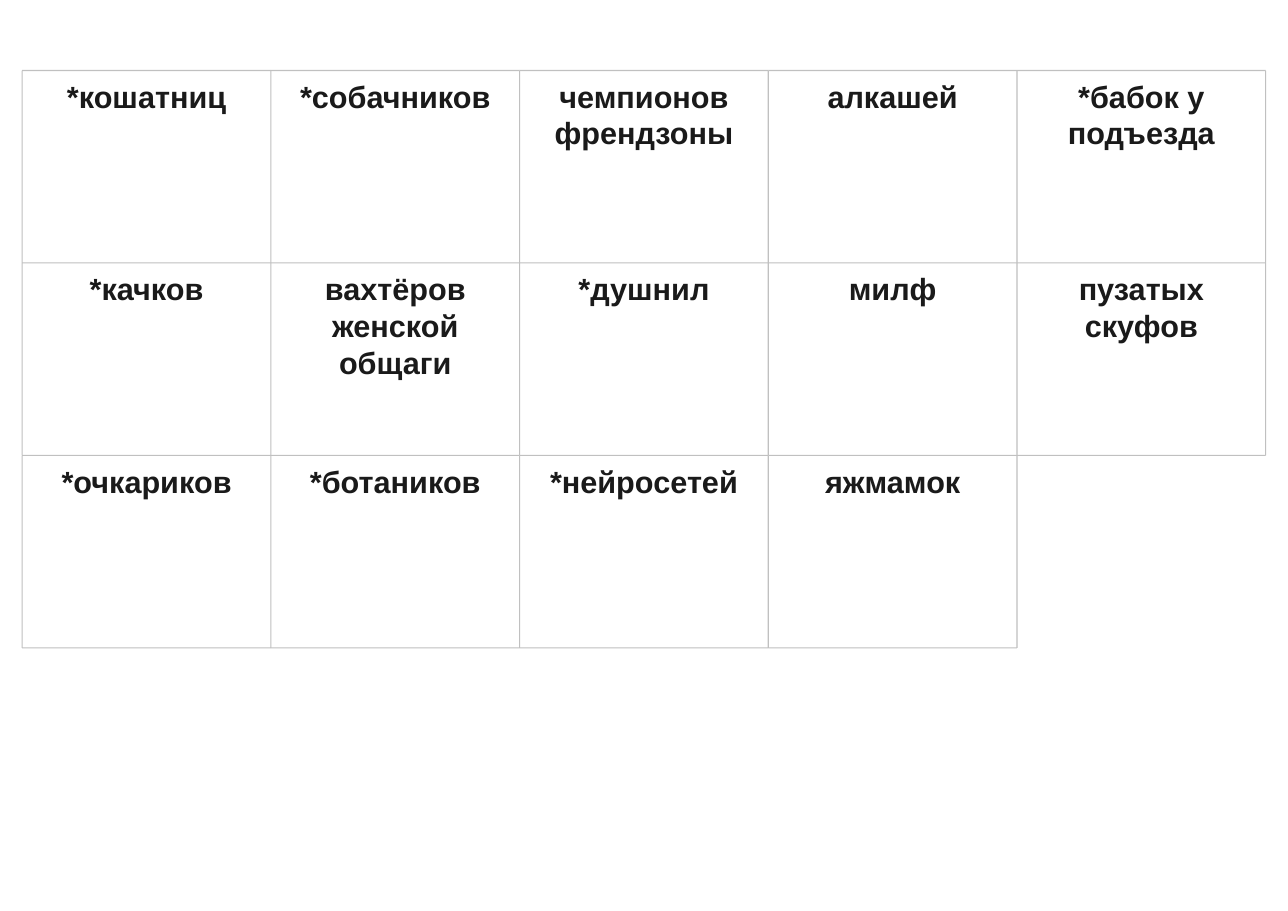
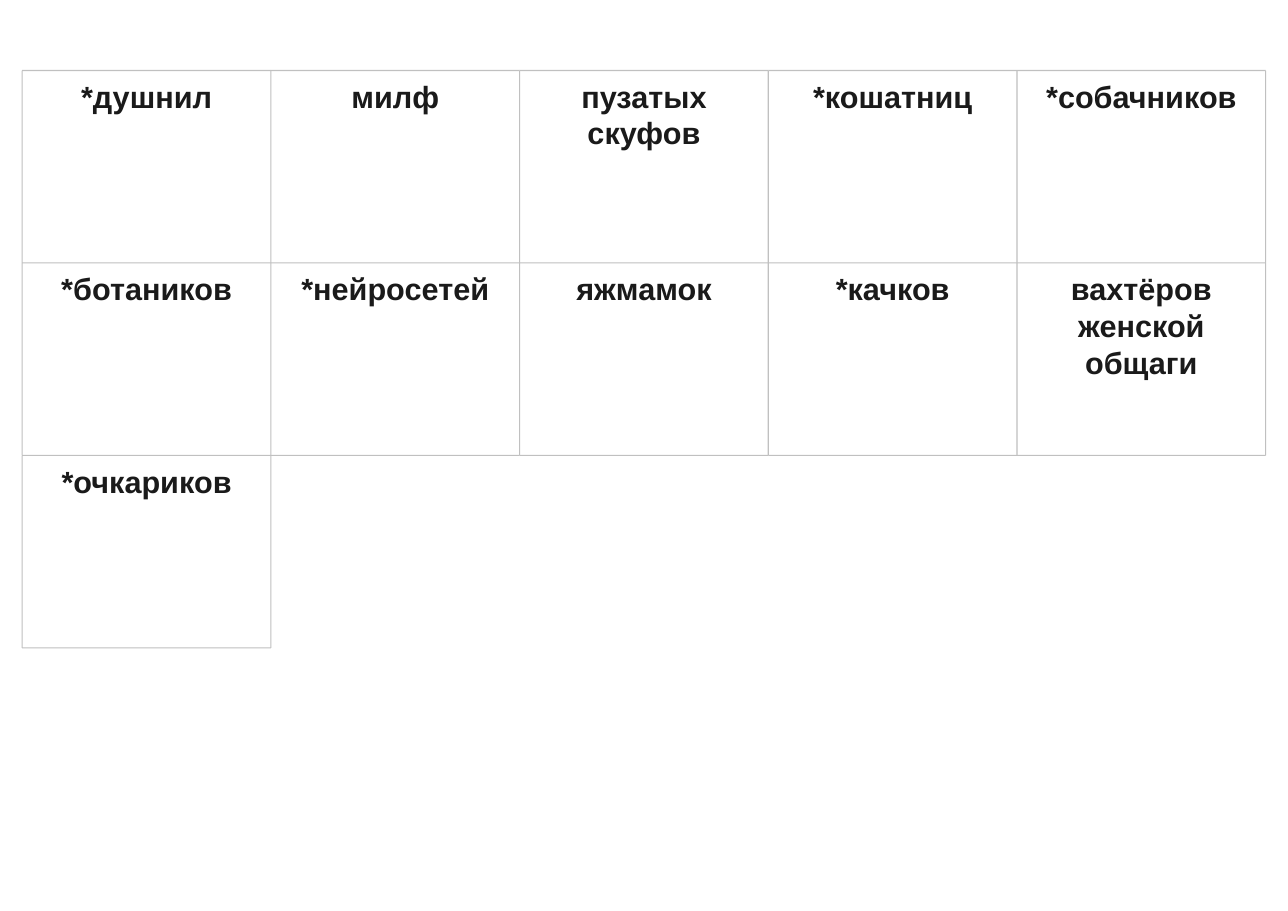
Before and after one commit to Tanion37/svet-moy-zerkalce, a slide deck: slide 4 of output/svet-moy-zerkalce-cards.pptx. Drawn at 1288x911 pixels with LibreOffice and Linux fonts; fonts in the diff are those of the drawing. Boxes give left, top, right and bottom in pixels: in the first picture for what was removed or moved away, otherwise in the second. Text is boxed around its words. In the diff, an @@ line names an element or a change of style, - is before the commit and + after.

```diff
--- a/output/svet-moy-zerkalce-cards.pptx
+++ b/output/svet-moy-zerkalce-cards.pptx
@@ text "*душнил": place and size @@
-text "*душнил" at [578,279,709,306]
+text "*душнил" at [81,87,212,113]
@@ text "милф": place and size @@
-text "милф" at [849,277,937,306]
+text "милф" at [351,85,439,113]
@@ text "пузатых скуфов": place and size @@
-text "пузатых скуфов" at [1079,283,1204,343]
+text "пузатых скуфов" at [581,91,706,150]
@@ text removed at [828,85,958,109] @@
-алкашей
@@ text removed at [1068,85,1215,150] @@
-*бабок у подъезда
@@ text removed at [555,91,734,150] @@
-чемпионов френдзоны
@@ 3 texts: place and size @@
-3 texts at [310,470,960,498]
+3 texts at [61,277,711,306]
@@ 4 texts: place and size @@
-4 texts at [67,85,490,379]
+4 texts at [813,85,1236,379]
@@ rectangle removed at [519,455,520,648] @@
@@ rectangle removed at [768,455,769,648] @@
@@ rectangle removed at [1017,455,1018,648] @@
@@ rectangle removed at [271,648,520,649] @@
@@ rectangle removed at [520,648,769,649] @@
@@ rectangle removed at [769,648,1018,649] @@
```
Also in this commit, not shown: 1 other slide changed, 7 other files.
